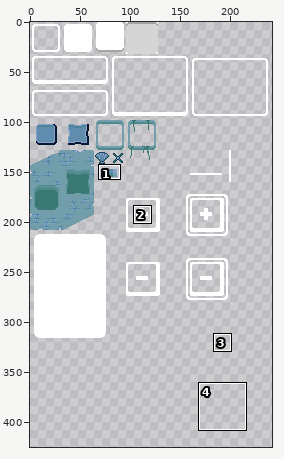
Two states of a pixel-art file, gmtk-2026/assets/sprites/UI.aseprite. Above: a wide view before the commit, with the close-up outlined.
Close-up. Before the commit:
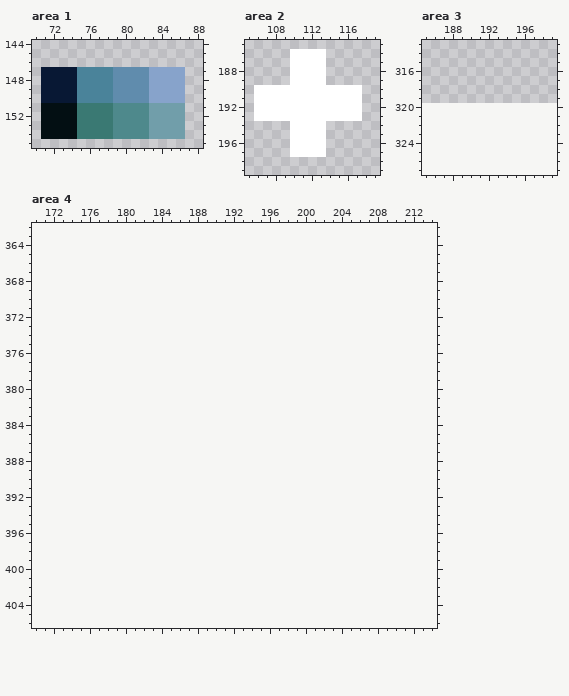
256x320 pixels, 1 frame. Shown: area 1: x 70..88, y 144..155; area 2: x 105..119, y 185..199; area 3: x 185..199, y 313..327; area 4: x 170..214, y 362..406. The old version is drawn lined up with the new one, on the new canvas. The wide view leaves out empty margins. The commit also changed other parts of the picture, which this record leaves out.
Once edited:
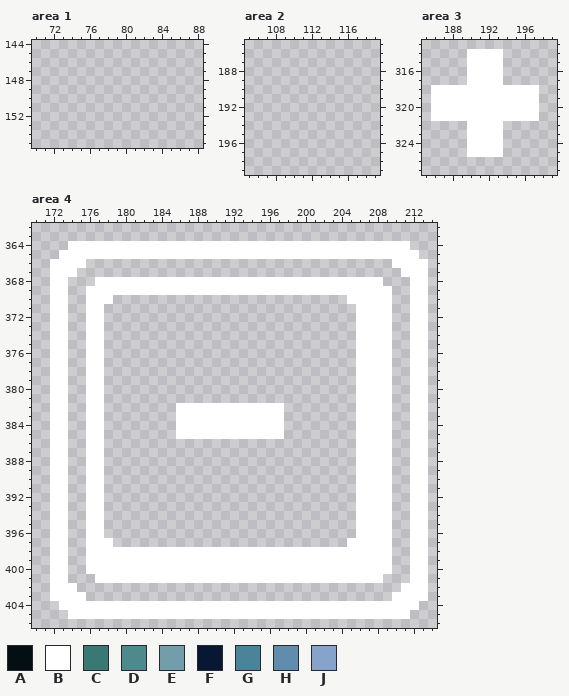
Palette (. is transparent): A #030f13  B #ffffff  C #3a7973  D #4e898c  E #719eaa  F #081834  G #4a839a  H #608cad  J #87a3cb
Change:
canvas 256x320 -> 256x480
--- area 1
@@ x 70..88 @@
 146 ...................
-147 .FFFFGGGGHHHHJJJJ..
-148 .FFFFGGGGHHHHJJJJ..
-149 .FFFFGGGGHHHHJJJJ..
-150 .FFFFGGGGHHHHJJJJ..
-151 .AAAACCCCDDDDEEEE..
-152 .AAAACCCCDDDDEEEE..
-153 .AAAACCCCDDDDEEEE..
-154 .AAAACCCCDDDDEEEE..
+147 ...................
+148 ...................
+149 ...................
+150 ...................
+151 ...................
+152 ...................
+153 ...................
+154 ...................
 155 ...................
--- area 2
@@ x 105..119 @@
 185 ...............
-186 .....BBBB......
-187 .....BBBB......
-188 .....BBBB......
-189 .....BBBB......
-190 .BBBBBBBBBBBB..
-191 .BBBBBBBBBBBB..
-192 .BBBBBBBBBBBB..
-193 .BBBBBBBBBBBB..
-194 .....BBBB......
-195 .....BBBB......
-196 .....BBBB......
-197 .....BBBB......
+186 ...............
+187 ...............
+188 ...............
+189 ...............
+190 ...............
+191 ...............
+192 ...............
+193 ...............
+194 ...............
+195 ...............
+196 ...............
+197 ...............
 198 ...............
--- area 3
@@ x 185..199 @@
 313 ...............
-314 ...............
-315 ...............
-316 ...............
-317 ...............
-318 ...............
-319 ...............
-320 ...............
-321 ...............
-322 ...............
-323 ...............
-324 ...............
-325 ...............
+314 .....BBBB......
+315 .....BBBB......
+316 .....BBBB......
+317 .....BBBB......
+318 .BBBBBBBBBBBB..
+319 .BBBBBBBBBBBB..
+320 .BBBBBBBBBBBB..
+321 .BBBBBBBBBBBB..
+322 .....BBBB......
+323 .....BBBB......
+324 .....BBBB......
+325 .....BBBB......
 326 ...............
--- area 4
@@ x 170..214 @@
 363 .............................................
-364 .............................................
-365 .............................................
-366 .............................................
-367 .............................................
-368 .............................................
-369 .............................................
-370 .............................................
-371 .............................................
-372 .............................................
-373 .............................................
-374 .............................................
-375 .............................................
-376 .............................................
-377 .............................................
-378 .............................................
-379 .............................................
-380 .............................................
-381 .............................................
-382 .............................................
-383 .............................................
-384 .............................................
-385 .............................................
-386 .............................................
-387 .............................................
-388 .............................................
-389 .............................................
-390 .............................................
-391 .............................................
-392 .............................................
-393 .............................................
-394 .............................................
-395 .............................................
-396 .............................................
-397 .............................................
-398 .............................................
-399 .............................................
-400 .............................................
-401 .............................................
-402 .............................................
-403 .............................................
-404 .............................................
-405 .............................................
+364 ....BBBBBBBBBBBBBBBBBBBBBBBBBBBBBBBBBBBBBB...
+365 ...BBBBBBBBBBBBBBBBBBBBBBBBBBBBBBBBBBBBBBBB..
+366 ..BBBB..................................BBBB.
+367 ..BBB....................................BBB.
+368 ..BB...BBBBBBBBBBBBBBBBBBBBBBBBBBBBBBBB...BB.
+369 ..BB..BBBBBBBBBBBBBBBBBBBBBBBBBBBBBBBBBB..BB.
+370 ..BB..BBB..........................BBBBB..BB.
+371 ..BB..BB............................BBBB..BB.
+372 ..BB..BB............................BBBB..BB.
+373 ..BB..BB............................BBBB..BB.
+374 ..BB..BB............................BBBB..BB.
+375 ..BB..BB............................BBBB..BB.
+376 ..BB..BB............................BBBB..BB.
+377 ..BB..BB............................BBBB..BB.
+378 ..BB..BB............................BBBB..BB.
+379 ..BB..BB............................BBBB..BB.
+380 ..BB..BB............................BBBB..BB.
+381 ..BB..BB............................BBBB..BB.
+382 ..BB..BB........BBBBBBBBBBBB........BBBB..BB.
+383 ..BB..BB........BBBBBBBBBBBB........BBBB..BB.
+384 ..BB..BB........BBBBBBBBBBBB........BBBB..BB.
+385 ..BB..BB........BBBBBBBBBBBB........BBBB..BB.
+386 ..BB..BB............................BBBB..BB.
+387 ..BB..BB............................BBBB..BB.
+388 ..BB..BB............................BBBB..BB.
+389 ..BB..BB............................BBBB..BB.
+390 ..BB..BB............................BBBB..BB.
+391 ..BB..BB............................BBBB..BB.
+392 ..BB..BB............................BBBB..BB.
+393 ..BB..BB............................BBBB..BB.
+394 ..BB..BB............................BBBB..BB.
+395 ..BB..BB............................BBBB..BB.
+396 ..BB..BB............................BBBB..BB.
+397 ..BB..BBB..........................BBBBB..BB.
+398 ..BB..BBBBBBBBBBBBBBBBBBBBBBBBBBBBBBBBBB..BB.
+399 ..BB..BBBBBBBBBBBBBBBBBBBBBBBBBBBBBBBBBB..BB.
+400 ..BB..BBBBBBBBBBBBBBBBBBBBBBBBBBBBBBBBBB..BB.
+401 ..BB...BBBBBBBBBBBBBBBBBBBBBBBBBBBBBBBB...BB.
+402 ..BBB....................................BBB.
+403 ..BBBB..................................BBBB.
+404 ...BBBBBBBBBBBBBBBBBBBBBBBBBBBBBBBBBBBBBBBB..
+405 ....BBBBBBBBBBBBBBBBBBBBBBBBBBBBBBBBBBBBBB...
 406 .............................................
